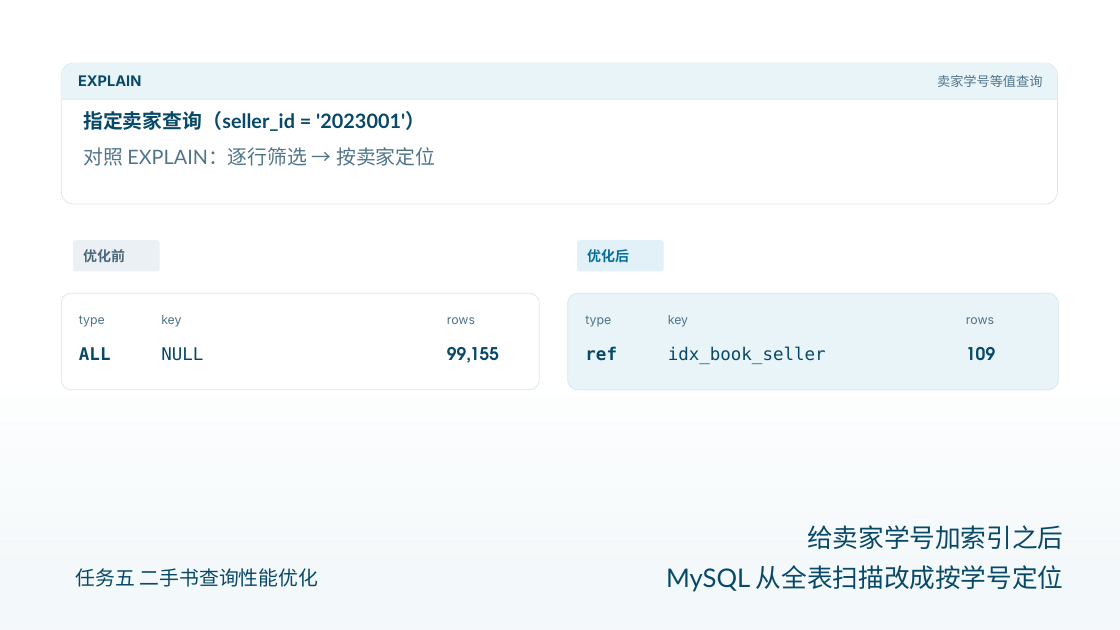
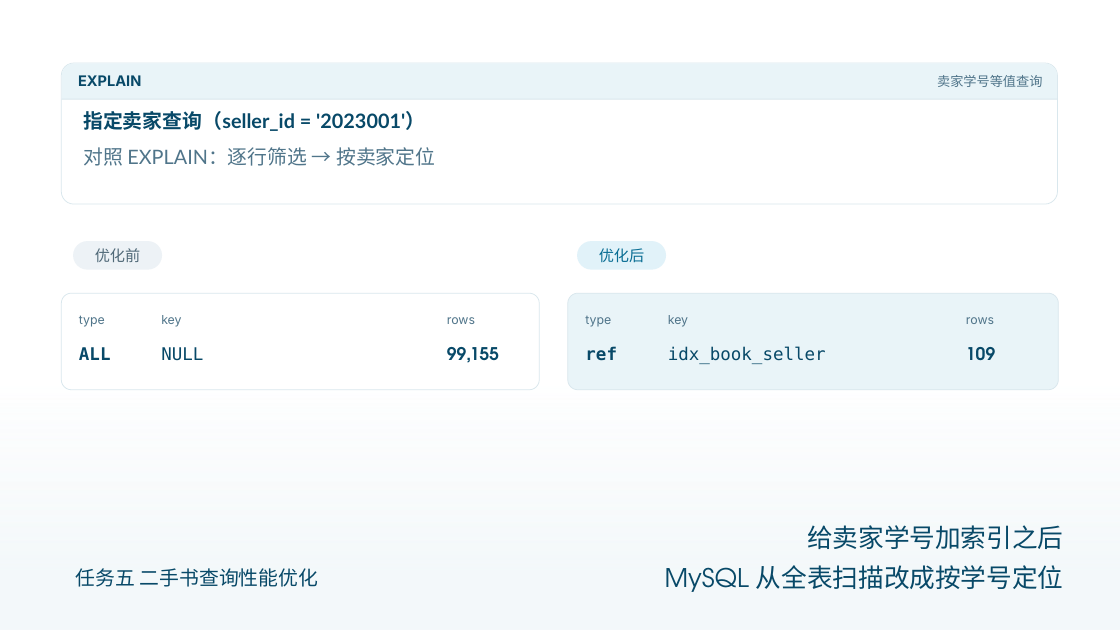
Before and after one commit to AurLemon/pageslip-demo, a slide deck: slide 5 of presentations/task-5-query-optimization.pptx. Drawn at 1120x630 pixels with LibreOffice and Linux fonts; fonts in the diff are those of the drawing. Boxes give left, top, right and bottom in pixels: in the first picture for what was removed or moved away, otherwise in the second. Text is boxed around its words. In the diff, an @@ line names an element or a change of style, - is before the commit and + after.

```diff
--- a/presentations/task-5-query-optimization.pptx
+++ b/presentations/task-5-query-optimization.pptx
@@ rounded rectangle "优化前" resized from (x1=83, y1=249, x2=125, y2=262) to (x1=73, y1=241, x2=162, y2=270) @@
@@ rounded rectangle "优化前" at (x1=73, y1=241, x2=162, y2=270): size 12 to 13 pt, font Lato to TeX Gyre Adventor, text colour #4B6979 to #506978, bold off; alignment left to centre; fill none to #EDF2F6 @@
@@ rounded rectangle removed at (x1=73, y1=240, x2=160, y2=271) @@
@@ rounded rectangle "优化后" resized from (x1=587, y1=249, x2=629, y2=263) to (x1=577, y1=241, x2=666, y2=270) @@
@@ rounded rectangle "优化后" at (x1=577, y1=241, x2=666, y2=270): size 12 to 13 pt, font Lato to TeX Gyre Adventor, text colour #076F99 to #086D93, bold off; alignment left to centre; fill none to #E1F2F9 @@
@@ rounded rectangle removed at (x1=577, y1=240, x2=664, y2=271) @@
@@ text "MySQL 从全表扫描改成按学号定位" at (x1=665, y1=565, x2=1063, y2=592): font Lato to TeX Gyre Adventor @@
```
Also in this commit, not shown: 17 other slides changed, 1 other file.
